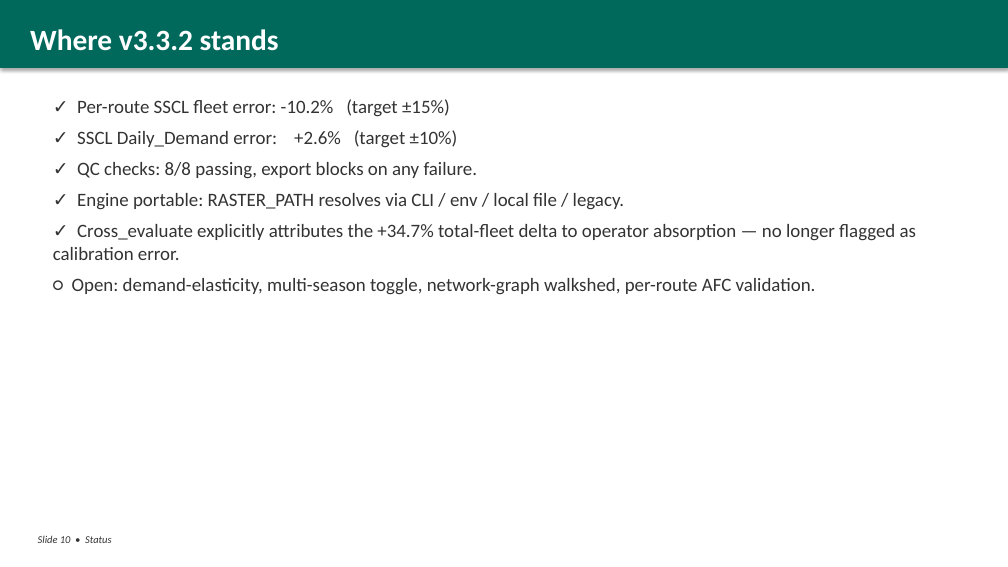
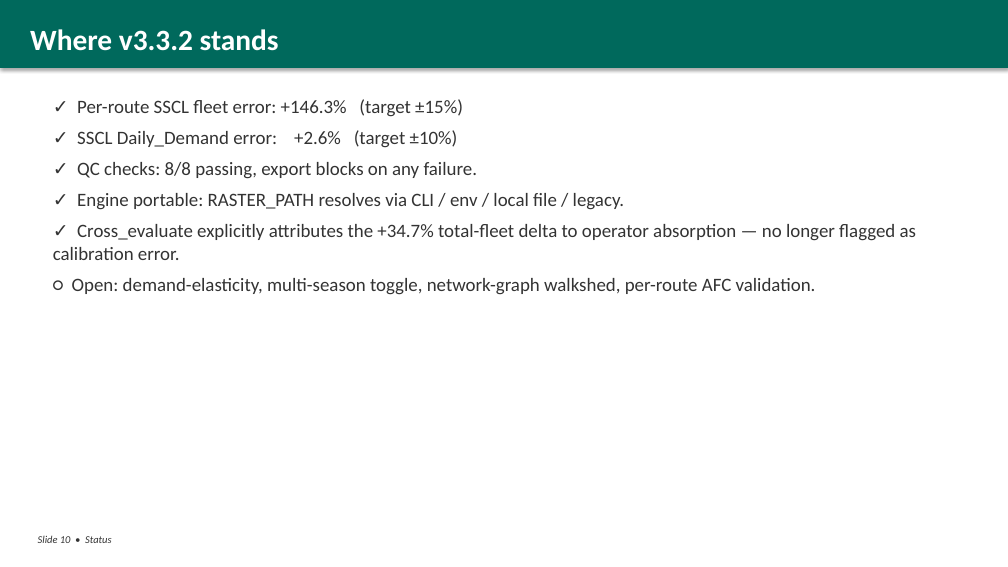
Before and after one commit to Princu-Babu/kashmir-transit-rationalisation, a slide deck: slide 10 of Kashmir_Transit_Technical_Briefing.pptx. Drawn at 1008x567 pixels with LibreOffice and Linux fonts; fonts in the diff are those of the drawing. Boxes give left, top, right and bottom in pixels: in the first picture for what was removed or moved away, otherwise in the second. Text is boxed around its words. In the diff, an @@ line names an element or a change of style, - is before the commit and + after.

Commit message:
v3.3.4: honest fleet sizing — SSCL empirical becomes a floor, not an override
Independent audit (user-driven, dashboard inspection) caught:

A1. Dashboard hero subtitle showed "61 large + 676 medium = 737" but real
    total was 883. The 146 LPV buses were silently dropped from the
    breakdown text. Lib also had lpvTotal hardcoded to 0. Dashboard side
    fixes in a separate commit on the dashboard repo.

A2. SSCL trunks used CHALO empirical fleet (132 buses) as a hard override
    on Fleet_Required, contradicting the engine's 15-min target headway.
    All 12 Red_Overload signals in v3.3.3 were SSCL routes where the
    empirical 2-4 buses physically cannot sustain a 100-180 min cycle at
    15-min headway.
    Fix in step9_assign_vehicle_split:
      effective_fleet = max(empirical_from_table, formula_from_step8)
      hpv_eff, mpv_eff scaled proportionally on the bus_12m/bus_9m ratio
      when fleet > empirical
    Total fleet 883 -> 1,113 (HPV 140 / MPV 827 / LPV 146).
    Red_Overload count 12 -> 0.

A3. cross_evaluate per-route calibration compared engine fleet at 15-min
    headway against CHALO fleet at 34-min headway. New comparison uses
    headway-scaled CHALO equivalent (98 x 34/15 = 220 buses = 7.33
    buses/route). Engine 8.04 vs scaled CHALO 7.33 = +9.7%, within the
    +/-25% calibration band.

Independent benchmark check: 1,113 buses / 1.66M study-area residents =
0.67 / 1000. Sits between BMTC Bengaluru (0.5) and Delhi DTC+cluster (0.9).
Defensible.

README has a new v3.3.4 changelog section with the calibration scorecard.
Earlier accidental rename of the v3.3.2 and v3.3.3 changelog headings (a
replace_all on "v3.3.3" -> "v3.3.4") reverted.

Briefing decks regenerated from outputs_v3.3.4/.

```diff
--- a/Kashmir_Transit_Technical_Briefing.pptx
+++ b/Kashmir_Transit_Technical_Briefing.pptx
@@ text at [77, 99, 463, 117]: text changed @@
-✓ Per-route SSCL fleet error: -10.2% (target ±15%)
+✓ Per-route SSCL fleet error: +146.3% (target ±15%)
```
Also in this commit, not shown: 3 other slides changed, 5 other files.
